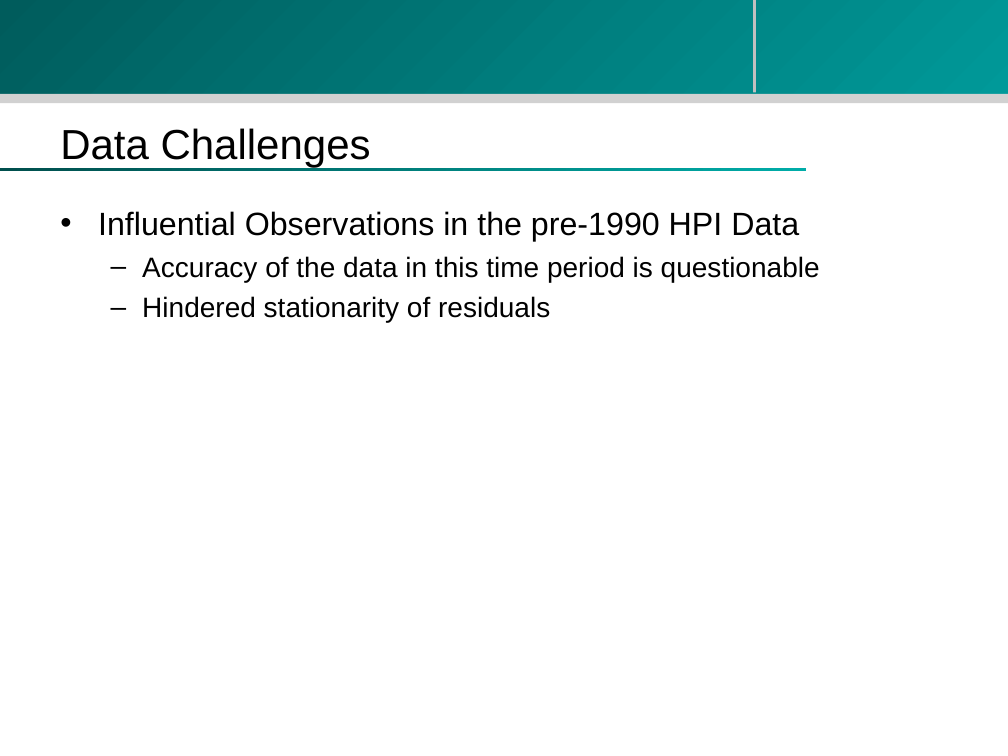
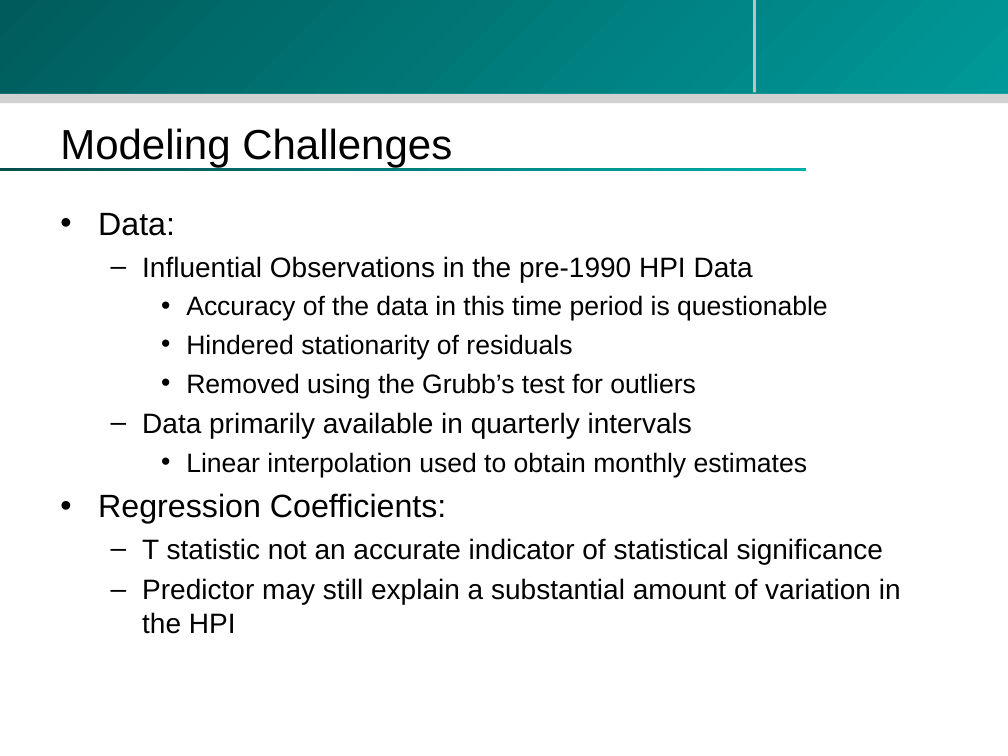
Before and after one commit to zhouzhenghui/svnrepository, a slide deck: slide 16 of SVNRepository/Presentation/M.Eng Final Presentation-take2.ppt. Drawn at 1008x756 pixels with LibreOffice and Linux fonts; fonts in the diff are those of the drawing; background and template pictures are left out. Boxes give left, top, right and bottom in pixels: in the first picture for what was removed or moved away, otherwise in the second. Text is boxed around its words. In the diff, an @@ line names an element or a change of style, - is before the commit and + after.

```diff
--- a/SVNRepository/Presentation/M.Eng Final Presentation-take2.ppt
+++ b/SVNRepository/Presentation/M.Eng Final Presentation-take2.ppt
@@ title at (x1=60, y1=128, x2=452, y2=168): text changed @@
-Data Challenges
+Modeling Challenges
@@ text at (x1=98, y1=213, x2=175, y2=236): paragraph added @@
+• Data:
@@ text at (x1=142, y1=256, x2=828, y2=359): size 23 to 20 pt in "Influential Observations in the pre-1990 HPI Data"; size 20 to 19 pt in "Accuracy of the data in this time ...", "Hindered stationarity of residuals"; bullet • to –; list level 1 to 2 in "Influential Observations in the pre-1990 ..."; bullet – to •; list level 2 to 3 in "Accuracy of the data in ..."; list level 2 to 3 in "Hindered stationarity of residuals" @@
@@ text at (x1=98, y1=373, x2=901, y2=634): paragraphs added @@
+    • Removed using the Grubb’s test for outliers
+  – Data primarily available in quarterly intervals
+    • Linear interpolation used to obtain monthly estimates
+• Regression Coefficients:
+  – T statistic not an accurate indicator of statistical significance
+  – Predictor may still explain a substantial amount of variation in the HPI
```
